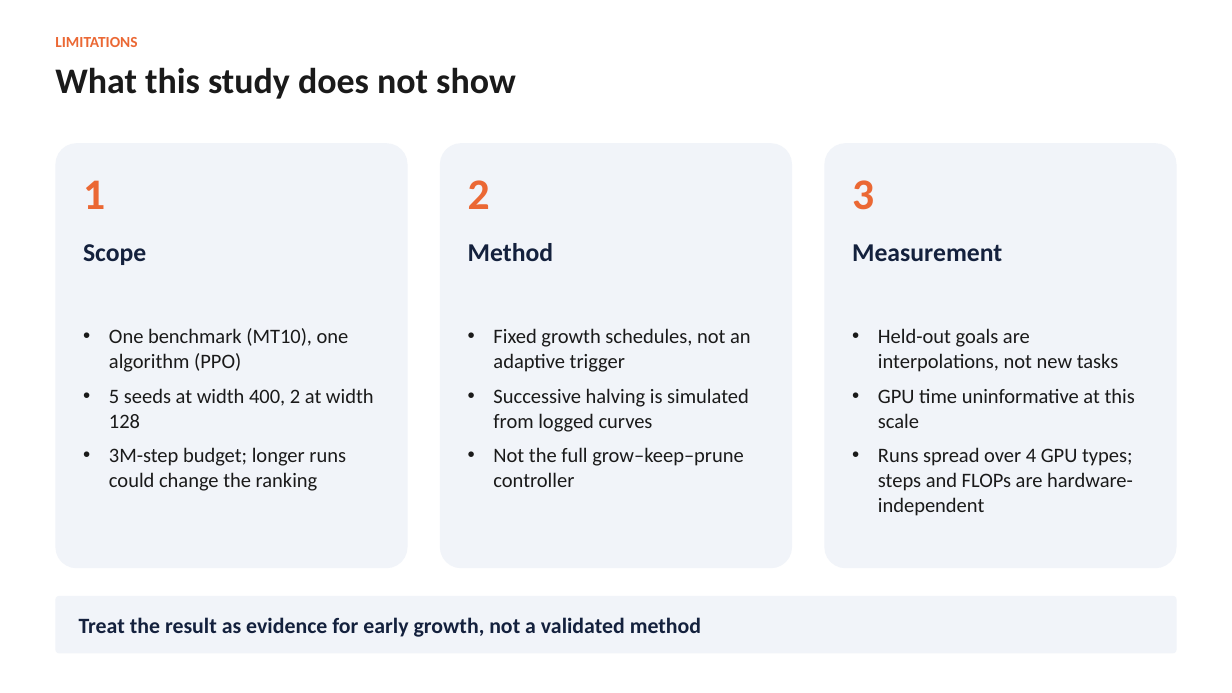
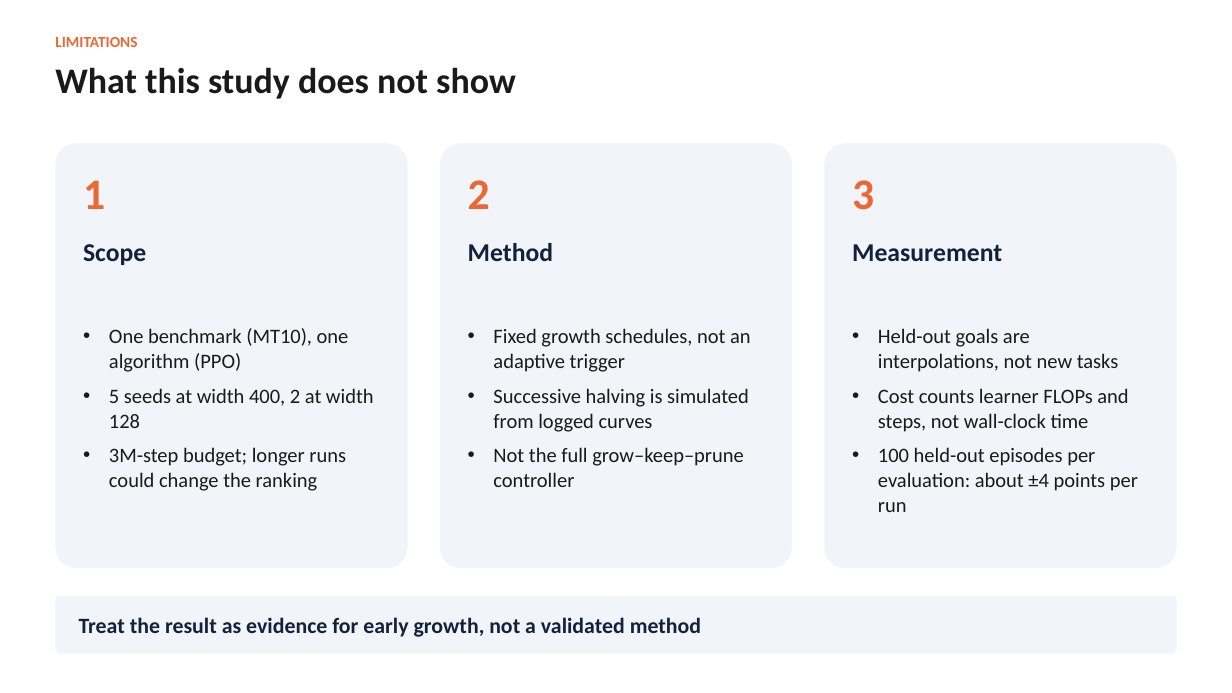
Before and after one commit to adlsdztony/comp9501-depth-growth, a slide deck: slide 14 of deck/COMP9501_Growth_Results_v2.pptx. Drawn at 1232x693 pixels with LibreOffice and Linux fonts; fonts in the diff are those of the drawing. Boxes give left, top, right and bottom in pixels: in the first picture for what was removed or moved away, otherwise in the second. Text is boxed around its words. In the diff, an @@ line names an element or a change of style, - is before the commit and + after.

```diff
--- a/deck/COMP9501_Growth_Results_v2.pptx
+++ b/deck/COMP9501_Growth_Results_v2.pptx
@@ text at (x1=878, y1=388, x2=1138, y2=512): text changed @@
-• GPU time uninformative at this scale
-• Runs spread over 4 GPU types; steps and FLOPs are hardware-independent
+• Cost counts learner FLOPs and steps, not wall-clock time
+• 100 held-out episodes per evaluation: about ±4 points per run
```
Also in this commit, not shown: 10 other slides changed, 8 other files.
